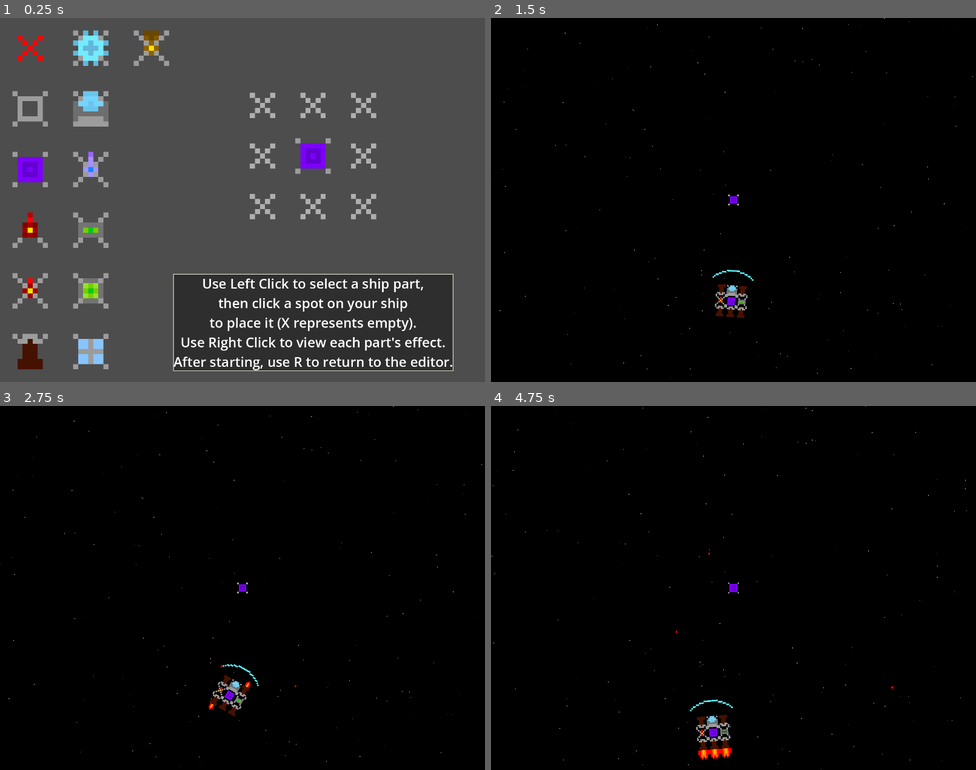
Above: before the commit, frames 1-4 (two rows, left to right).
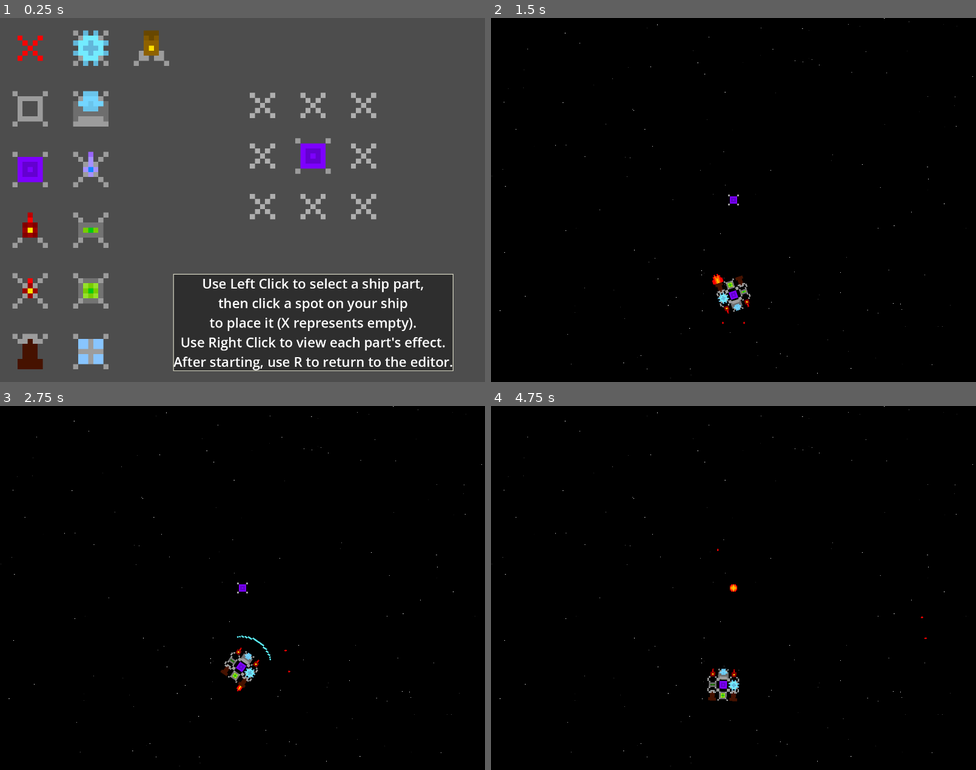
Above: after the commit, the same moments.

Repository: tom-fibo/Protogalaxy-Recreation
Game: Godot game, scene res://ship_editor.tscn
Same seed, same stepped clock (60 frames per second), same inputs: the game is played once before the commit and once after it.
Inputs (mouse positions are in pixels of both pictures, inside the frame that each line leads up to):
- Up to frame 1 (0.25 s): no input
- Up to frame 2 (1.5 s): tap Enter at 0.5 s; move the mouse to (752, 105) at 0.52 s; hold D (thrust_right) 0.53-1.25 s; hold J (activate_shields) 0.53-1.25 s; click (752, 105) at 0.8 s; click "Ready" at 1.25 s
- Up to frame 3 (2.75 s): move the mouse to (242, 588) at 2.02 s; hold S (thrust_backward) from 2.03 s (still down); click (242, 588) at 2.1 s; tap Space (shoot_cannons) at 2.3 s
- Up to frame 4 (4.75 s): move the mouse to (718, 682) at 2.77 s; release S (thrust_backward) at 2.78 s; hold D (thrust_right) 2.78-3.53 s; hold Space (shoot_cannons) 2.78-3.53 s; click (718, 682) at 2.92 s; tap K (shoot_cluster) at 3.05, 3.6 s; move the mouse to (714, 697) at 3.52 s; hold S (thrust_backward) 3.53-4.28 s; click (714, 697) at 3.67 s; tap L (shoot_missile) at 3.8 s; move the mouse to (723, 704) at 4.27 s; hold A (thrust_left) from 4.28 s (still down); hold L (shoot_missile) from 4.28 s (still down); click (723, 704) at 4.42 s; tap Q (zoom_in) at 4.55 s

The runs differ from the first frame. In frame 1, 0.2% of the frame differs, in the area x 27-35%, y 3-12%; in frame 2, 0.6%; in frame 3, 0.8%; in frame 4, 1.1%, in the area x 0-100%, y 0-100%.

Commit message:
Enemy ship generation

Diff:
--- a/global.gd
+++ b/global.gd
@@ -1,39 +1,39 @@
 extends Node
 
 var PART_TEXTURES = {
-	"core": load("res://Assets/Images/ShipElements/Core.png"),
-	"frame": load("res://Assets/Images/ShipElements/Frame.png"),
-	"none": Image.create_empty(7, 7, false, Image.FORMAT_RGBA8),
-	"cannon": load("res://Assets/Images/ShipElements/Cannon.png"),
-	"engine": load("res://Assets/Images/ShipElements/Engine.png"),
-	"backwardengine": load("res://Assets/Images/ShipElements/BackwardEngine.png"),
-	"battery0": load("res://Assets/Images/ShipElements/Battery0.png"),
-	"battery1": load("res://Assets/Images/ShipElements/Battery1.png"),
-	"reflector": load("res://Assets/Images/ShipElements/Reflector.png"),
-	"shield": load("res://Assets/Images/ShipElements/ShieldProjector.png"),
-	"solar": load("res://Assets/Images/ShipElements/SolarPanel.png"),
-	"underbelly": load("res://Assets/Images/ShipElements/UnderbellyCannon.png"),
-	"volatile0": load("res://Assets/Images/ShipElements/VolatileBattery0.png"),
-	"volatile1": load("res://Assets/Images/ShipElements/VolatileBattery1.png"),
-	"volatile2": load("res://Assets/Images/ShipElements/VolatileBattery2.png"),
-	"missilelauncher": load("res://Assets/Images/ShipElements/MissileLauncher.png"),
-	"missile": load("res://Assets/Images/ShipElements/Missile.png"),
-	"cluster": load("res://Assets/Images/ShipElements/ClusterFragmentGun.png"),
+	&"core": load("res://Assets/Images/ShipElements/Core.png"),
+	&"frame": load("res://Assets/Images/ShipElements/Frame.png"),
+	&"none": Image.create_empty(7, 7, false, Image.FORMAT_RGBA8),
+	&"cannon": load("res://Assets/Images/ShipElements/Cannon.png"),
+	&"engine": load("res://Assets/Images/ShipElements/Engine.png"),
+	&"backwardengine": load("res://Assets/Images/ShipElements/BackwardEngine.png"),
+	&"battery0": load("res://Assets/Images/ShipElements/Battery0.png"),
+	&"battery1": load("res://Assets/Images/ShipElements/Battery1.png"),
+	&"reflector": load("res://Assets/Images/ShipElements/Reflector.png"),
+	&"shield": load("res://Assets/Images/ShipElements/ShieldProjector.png"),
+	&"solar": load("res://Assets/Images/ShipElements/SolarPanel.png"),
+	&"underbelly": load("res://Assets/Images/ShipElements/UnderbellyCannon.png"),
+	&"volatile0": load("res://Assets/Images/ShipElements/VolatileBattery0.png"),
+	&"volatile1": load("res://Assets/Images/ShipElements/VolatileBattery1.png"),
+	&"volatile2": load("res://Assets/Images/ShipElements/VolatileBattery2.png"),
+	&"missilelauncher": load("res://Assets/Images/ShipElements/MissileLauncher.png"),
+	&"missile": load("res://Assets/Images/ShipElements/Missile.png"),
+	&"cluster": load("res://Assets/Images/ShipElements/ClusterFragmentGun.png"),
 }
 var PART_DESCRIPTIONS = {
-	"core": "Core:\nThe center of command in your ship.\nAs long as one exists on your ship,\nyou can control your movement.\n\nAlso, use " + keybind("zoom_in") + " and " + keybind("zoom_out") + " to zoom.\n\nWeight: 5",
-	"frame": "Frame:\nAn empty spot, ready to be filled.\n\nWeight: 1",
-	"none": "Empty:\nEmpty space. If a line of empty space\nsplits your ship (while building\nor during combat), it will seperate.\n\nWeight: 0",
-	"cannon": "Cannon:\nFires when you press "+keybind("shoot_cannons")+", shooting a\nsimple projectile that can destroy enemy ship parts.\n\nCan't have another ship part directly above it.\n\nWeight: 1",
-	"engine": "Engine:\nAllows you to contro …(311 unchanged characters)…
-	"battery1": "Battery:\nStores 1 energy, which can power\nother components (such as shields).\n\nFunctions from anywhere on your ship.\n\nWeight: 1",
-	"reflector": "Reflector Plating:\nIf hit by a bullet, reflects\nthat bullet directly back at\nthe enemy (but is still\ndestroyed in the process)\n\nWeight: 1",
-	"shield": "Shield Projector:\nCreates a shield when you press "+keybind("activate_shields")+"\nthat destroys colliding projectiles.\nThe shield is projected just outside\nof your ship, covering around 3 blocks.\n\nExpends 1 energy per shield.\n\nWeight: 1",
-	"solar": "Solar Panel:\nRefills 1 energy to your batteries\nevery "+str(int(Ship.SOLAR_PANEL_COOLDOWN))+" seconds. Requires batteries\non your ship to function.\n\nWeight: 1",
-	"underbelly": "Underbelly Cannon:\nA special design of cannon which can fire\neven with another ship element in front.\nSuffers in projectile speed, accuracy, and reliability.\n\nWeight: 1",
-	"volatile2": "Volatile Battery:\nStores 2 energy, which can power\nother components (such as shields).\nIf destroyed, it explodes, also destroying\nthe 4 adjacent elements in your ship.\n\nFunctions from anywhere on your ship.\n\nWeight: 1",
-	"missilelauncher": "Missile Launcher:\nFires when you press "+keybind("shoot_missile")+", shooting a\nseeking missile which will explode on collision.\n\nExpends 2 energy per fire.\n\nWeight: 1",
-	"cluster": "Cluster Fragment Gun:\nFires when you press "+keybind("shoot_cluster")+", shooting an\nexplosive projectile that splits into 8 additional\nshots on collision, dealing greater damage.\n\nExpends 2 energy per fire.\n\nWeight: 1",
+	&"core": "Core:\nThe center of command in your ship.\nAs long as one exists on your ship,\nyou can control your movement.\n\nAlso, use " + keybind("zoom_in") + " and " + keybind("zoom_out") + " to zoom.\n\nWeight: 5",
+	&"frame": "Frame:\nAn empty spot, ready to be filled.\n\nWeight: 1",
+	&"none": "Empty:\nEmpty space. If a line of empty space\nsplits your ship (while building\nor during combat), it will seperate.\n\nWeight: 0",
+	&"cannon": "Cannon:\nFires when you press "+keybind("shoot_cannons")+", shooting a\nsimple projectile that can destroy enemy ship parts.\n\nCan't have another ship part directly above it.\n\nWeight: 1",
+	&"engine": "Engine:\nAllows you to contro …(311 unchanged characters)…
+	&"battery1": "Battery:\nStores 1 energy, which can power\nother components (such as shields).\n\nFunctions from anywhere on your ship.\n\nWeight: 1",
+	&"reflector": "Reflector Plating:\nIf hit by a bullet, reflects\nthat bullet directly back at\nthe enemy (but is still\ndestroyed in the process)\n\nWeight: 1",
+	&"shield": "Shield Projector:\nCreates a shield when you press "+keybind("activate_shields")+"\nthat destroys colliding projectiles.\nThe shield is projected just outside\nof your ship, covering around 3 blocks.\n\nExpends 1 energy per shield.\n\nWeight: 1",
+	&"solar": "Solar Panel:\nRefills 1 energy to your batteries\nevery "+str(int(Ship.SOLAR_PANEL_COOLDOWN))+" seconds. Requires batteries\non your ship to function.\n\nWeight: 1",
+	&"underbelly": "Underbelly Cannon:\nA special design of cannon which can fire\neven with another ship element in front.\nSuffers in projectile speed, accuracy, and reliability.\n\nWeight: 1",
+	&"volatile2": "Volatile Battery:\nStores 2 energy, which can power\nother components (such as shields).\nIf destroyed, it explodes, also destroying\nthe 4 adjacent elements in your ship.\n\nFunctions from anywhere on your ship.\n\nWeight: 1",
+	&"missilelauncher": "Missile Launcher:\nFires when you press "+keybind("shoot_missile")+", shooting a\nseeking missile which will explode\non collision. Can hit you!\n\nCan't have another ship part directly above it.\n\nExpends 2 energy per fire.\n\nWeight: 1",
+	&"cluster": "Cluster Fragment Gun:\nFires when you press "+keybind("shoot_cluster")+", shooting an\nexplosive projectile that splits into 8 additional\nshots on collision, dealing greater damage.\n\nExpends 2 energy per fire.\n\nWeight: 1",
 }
 var camera_zoom := 0.3
 var player_ship : Array
--- a/projected_shield.gd
+++ b/projected_shield.gd
@@ -1,4 +1,6 @@
 extends Sprite2D
+
+class_name Projected_Shield
 
 var source
 var active = true
--- a/projectile.gd
+++ b/projectile.gd
@@ -23,14 +23,15 @@
 		queue_free()
 
 func _on_area_2d_area_entered(area: Area2D) -> void:
-	if area.get_parent().get_parent() != shooter:
+	if area.get_parent() is Ship_Element and area.get_parent().get_parent() != shooter:
 		if explodes:
 			for i in range(8):
 				var angle = i*PI/8
-				var chain_bullet : AnimatedSprite2D = preload("res://projectile.tscn").instantiate()
-				$/root/Space.add_child(chain_bullet)
+				var chain_bullet : Projectile = preload("res://projectile.tscn").instantiate()
 				chain_bullet.position = position
 				chain_bullet.rotation = rotation + angle
 				chain_bullet.velocity = velocity + Vector2.RIGHT.rotated(angle)*40
 				chain_bullet.shooter = shooter
+				chain_bullet.play("ClusterSplit")
+				$/root/Space.add_child(chain_bullet)
 		queue_free()
--- a/ship.gd
+++ b/ship.gd
@@ -24,14 +24,15 @@
 @export var set_ship : Set_Ship_Options = Set_Ship_Options.NONE
 @export var target : Ship
 @export var camera_enabled = false
+static var camera_count = 0
 
 @export var ship_spacing := 7
 var active : bool
 
 @export var ship : Array[Array] = [
-	["frame", "frame", "frame"],
-	["frame", "core",  "frame"],
-	["frame", "frame", "frame"],
+	[&"frame", &"frame", &"frame"],
+	[&"frame", &"core",  &"frame"],
+	[&"frame", &"frame", &"frame"],
 ]
 var ship_elements : Array[Array]
 var ship_mass := 5
@@ -53,7 +54,7 @@
 
 var cannon_cooldown := 0.0
 var shield_cooldown := 0.0
-var solar_panel_cooldown := 0.0
+var solar_panel_cooldown := SOLAR_PANEL_COOLDOWN
 var cluster_cooldown := 0.0
 var missile_cooldown := 0.0
 var engine_fire := {}
@@ -69,7 +70,7 @@
 		Set_Ship_Options.PLAYER:
 			ship = Global.player_ship.duplicate(true)
 		Set_Ship_Options.ENEMY:
-			gen_ship(3, 1)
+			gen_ship(Global.player_ship_size, 1)
 		Set_Ship_Options.DEFAULT:
 			gen_ship(Global.player_ship_size, -1)
 	var scale_down = 1
@@ -90,6 +91,8 @@
 			ship_row.append(new_element)
 		ship_elements.append(ship_row)
 	$"Camera2D".enabled = camera_enabled
+	if camera_enabled:
+		camera_count+=1
 	if active:
 		split_ship()
 		for loc in locate_part_in_ship(["engine", "backwardengine", "missile"]):
@@ -227,37 +230,95 @@
 
 func gen_ship(size : int, difficulty : int) -> void:
 	ship = []
+	var max_energy := 0
+	var half_size : int = (size-1) / 2
+	var left_engines := 0
+	var right_engines := 0
+	var has_special := false
 	for y in range(size):
 		var ship_row = []
 		for x in range(size):
-			var ele = "frame"
+			var ele := &"frame"
 			if difficulty == -1:
-				ele = "none"
-			if x*2 == size-1 and y*2 == size-1:
-				ele = "core"
+				ele = &"none"
+			if x == half_size and y == half_size:
+				ele = &"core"
 			elif difficulty > 0:
-				ele = "battery1"
-				if randf() < .2:
-					ele = "volatile2"
-				if randf() < .3:
-					ele = "solar"
-				if randf() < .6:
-					ele = "reflector"
-				if randf() < .3:
-					ele = "underbelly"
+				var dist = max(abs(x-half_size), abs(y-half_size)) / (half_size)
+				if size < 5:
+					dist -= 0.3
+				var rand_dist = dist + randfn(0, 0.3)
+				if rand_dist > 0.7:
+					ele = &"reflector"
+				elif rand_dist < 0.4 and randf() < .8:
+					ele = &"volatile2"
+				else:
+					ele = &"battery1"
+				if randf() - rand_dist/6 < .1:
+					ele = &"underbelly"
 				if y == 0:
-					ele = "cannon"
-					if randf() < .05:
-						ele = "cluster"
-					if randf() < .2:
-						ele = "backwardengine"
-				if y*2 == size-3 and x*2 == size-1 and randf() < .9:
-					ele = "shield"
+					ele = &"cannon"
+					if (x == 0 or x == size-1) and randf() < .5:
+						ele = &"backwardengine"
 				if y == size-1:
-					if randf() < .95:
-						ele = "engine"
+					ele = &"engine"
+				if y == half_size - 1 and x == half_size:
+					ele = &"shield"
+				if ele == &"battery1":
+					max_energy += 1
+				elif ele == &"volatile2":
+					max_energy += 2
+				elif ele == &"engine" or ele == &"backwardengine":
+					if (abs(x-half_size) >= half_size/3):
+						if (ele == &"backwardengine") != (x < half_size):
+							right_engines += 1
+						else:
+							left_engines += 1
 			ship_row.append(ele)
 		ship.append(ship_row)
+	if difficulty > 0:
+		if max_energy < 2:
+			var prev_ele = read_ship(0, 1)
+			if prev_ele == &"battery1": #prev_ele being volatile -> maxenergy >= 2
+				max_energy -= 1
+			write_ship(&"volatile2", 0, 1)
+			max_energy += 2
+		var energy_weight = max_energy / 1.8 / size / size
+		for y in range(size):
+			for x in range(size):
+				var part_weight = -.1
+				if ship[y][x] in [&"cannon", &"engine", &"backwardengine"]:
+					part_weight = -.2
+				if ship[y][x] == &"core" or \
+						(max_energy <= 3 and ship[y][x] == &"volatile2") or \
+						(max_energy <= 2 and ship[y][x] == &"battery1") or \
+						(ship[y][x] == &"engine" or ship[y][x] == &"backwardengine" and \
+							(left_engines <= 1 and (ship[y][x] == &"engine") == (x-half_size>0)) or \
+							(right_engines<= 1 and (ship[y][x] == &"engine") == (x-half_size<0))):
+					part_weight = -100
+				part_weight += energy_weight
+				if randf() < part_weight:
+					if ship[y][x] == &"battery1":
+						max_energy -= 1
+					elif ship[y][x] == &"volatile2":
+						max_energy -= 2
+					elif ship[y][x] == &"engine" or ship[y][x] == &"backwardengine":
+						if (abs(x-half_size) >= half_size/3):
+							if (ship[y][x] == &"backwardengine") != (x < half_size):
+								right_engines -= 1
+							else:
+								left_engines -= 1
+					ship[y][x] = &"solar"
+					energy_weight -= .02
+					if not has_special and randf() < energy_weight * 1.5:
+						if y == 0:
+							ship[y][x] = &"missilelauncher"
+							has_special = true
+							energy_weight += .1
+						elif randf() < .5:
+							ship[y][x] = &"cluster"
+							has_special = true
+							energy_weight += .08
 
 func apply_force(force : Vector2, relative_loc : Vector2, absolute_rotation := false, mult_loc := false, rot_mult := 1.0) -> void:
 	if mult_loc:
@@ -270,7 +331,7 @@
 
 func spend_power(amount := 1) -> bool:
 	var batteries : Array = locate_part_in_ship("battery"+str(1 if amount>0 else 0))
-	var double = locate_part_in_ship("volatile"+str(2 if amount>0 else 0))
+	var double : Array = locate_part_in_ship("volatile"+str(2 if amount>0 else 0))
 	batteries.append_array(double)
 	batteries.append_array(double)
 	batteries.append_array(locate_part_in_ship("volatile1"))
@@ -280,9 +341,9 @@
 		return false
 	for i in range(min(abs(amount),len(batteries))):
 		var loc = batteries[i]
-		var old_battery = read_ship(loc[0],loc[1])
-		write_ship(old_battery.substr(0,len(old_battery)-1) + str(int(old_battery[-1]) + (-1 if amount>0 else 1)), loc[0], loc[1])
-		update_part(loc[0], loc[1])
+		var old_battery := str(read_ship(loc[0],loc[1]))
+		write_ship(old_battery.substr(0,len(old_battery)-1) + str(int(old_battery[-1]) + (-1 if amount>0 else 1)), loc.x, loc.y)
+		update_part(loc.x, loc.y)
 	return true
 
 func split_ship():
@@ -304,7 +365,6 @@
 					for offset in [Vector2.UP, Vector2(-1, -1), Vector2.LEFT, Vector2(-1, 1), Vector2.DOWN, Vector2(1, 1), Vector2.RIGHT, Vector2(1, -1)]:
 						tocheck.append(curcheck + offset)
 			groups.append(group)
-	print(len(groups))
 	while len(groups) > 1:
 		var new_ship_blocks = groups.pop_back()
 		var new_ship = preload("res://ship.tscn").instantiate()
@@ -325,6 +385,10 @@
 		new_ship.target_directions = target_directions
 		$"/root/Space/".add_child.call_deferred(new_ship)
 	if len(groups) == 0:
+		if camera_enabled:
+			camera_count -= 1
+			if camera_count == 0:
+				$Camera2D.reparent(get_parent())
 		queue_free()
 		return
 	update_mass()
@@ -361,9 +425,9 @@
 	calc_engine_directions()
 
 func calc_engine_directions() -> void:
-	if len(locate_part_in_ship(["core", "missile"])) < 0:
+	if len(locate_part_in_ship([&"core", &"missile"])) < 0:
 		return
-	var engines := locate_part_in_ship(["engine", "backwardengine", "missile"])
+	var engines := locate_part_in_ship([&"engine", &"backwardengine", &"missile"])
 	engine_directions = {}
 	for dir in ["up","upright","right","downright","down","downleft","left","upleft"]:
 		engine_directions[dir] = []
@@ -376,7 +440,7 @@
 	for i in range(len(engines)):
 		var engine_loc = engines[i]
 		var engine_force = -1
-		if read_ship(engine_loc.x, engine_loc.y) == "backwardengine":
+		if read_ship(engine_loc.x, engine_loc.y) == &"backwardengine":
 			engine_force = 1
 		var engine_rot_force = (engine_loc - ship_center_of_mass/15/ship_spacing) \
 				.cross(Vector2(0, engine_force))
@@ -423,7 +487,7 @@
 			remaining_down_engines -= 1
 
 func get_target_directions(delta := 0.0) -> Dictionary:
-	if len(locate_part_in_ship(["core", "missile"])) == 0:
+	if len(locate_part_in_ship([&"core", &"missile"])) == 0:
 		if target_directions:
 			return target_directions
 	var default_directions = {
@@ -455,14 +519,14 @@
 					nearest_ship = child
 			target = nearest_ship
 	if target:
-		dist = position.distance_to(target.position)
-		angle_to_target = fmod((position.angle_to_point(target.position)) - rotation + PI + PI/2, TAU) - PI
+		dist = (position + ship_center_of_mass).distance_to(target.position + target.ship_center_of_mass)
+		angle_to_target = fmod(((position + ship_center_of_mass).angle_to_point(target.position + target.ship_center_of_mass)) - rotation + PI + PI/2, TAU) - PI
 		rot_error_integral += angle_to_target * delta
 		if sign(rot_error_integral*angle_to_target) < 0:
 			rot_error_integral *= pow(0.1, delta)
 		abs_angle_to_target = abs(angle_to_target)
 		predicted_angle = angle_to_target + (rot_velocity / -log(ROT_INERTIA))
-		rot_total = predicted_angle + rot_error_integral/20 + rot_velocity/120
+		rot_total = predicted_angle + rot_error_integral/16
 	match state:
 		Ship_State.PLAYER:
 			return {
@@ -483,7 +547,7 @@
 				"backward":dist<750 and abs_angle_to_target<PI/4,
 				"left": rot_total<-.5,
 				"right":rot_total> .5,
-				"shoot": dist*abs_angle_to_target<1000*PI and abs_angle_to_target<1.5*PI,
+				"shoot": dist<20000 and abs_angle_to_target<1.5*PI and dist*abs_angle_to_target<1000*PI,
 				"shield": abs_angle_to_target < 1 and dist < 1500,
 				"cluster": dist<1250 and abs_angle_to_target<PI/8,
 				"missile": true,
@@ -518,7 +582,7 @@
 	var parts = PackedVector2Array()
 	for c in range(len(ship)):
 		for r in range(len(ship[c])):
-			if (part is String and ship[c][r] == part) or (part is Array and ship[c][r] in part):
+			if ((part is String or part is StringName) and ship[c][r] == part) or (part is Array and ship[c][r] in part):
 				parts.append(Vector2(r-(ship[0].size()-1)/2, c-(ship.size()-1)/2))
 	return parts
 
@@ -565,11 +629,11 @@
 	x += (len(ship_elements[0])-1)/2
 	return ship_elements[y][x]
 
-func read_ship(x : int, y : int) -> String:
+func read_ship(x : int, y : int) -> StringName:
 	expand_ship(x, y)
 	return ship[y + (ship.size()-1)/2][x + (ship[0].size()-1)/2]
 
-func write_ship(val : String, x : int, y : int) -> void:
+func write_ship(val : StringName, x : int, y : int) -> void:
 	expand_ship(x, y)
 	ship[y + (ship.size()-1)/2][x + (ship[0].size()-1)/2] = val
 
--- a/ship_element.gd
+++ b/ship_element.gd
@@ -7,7 +7,7 @@
 @export var x := 0
 @export var y := 0
 @export var state : Ship_Element_State = Ship_Element_State.NONE
-@export var internal_type := ""
+@export var internal_type : StringName = ""
 
 var my_ship : Node2D
 
@@ -43,7 +43,7 @@
 func update_texture():
 	if state == Ship_Element_State.ONSHIP:
 		set_position(Vector2(x*my_ship.ship_spacing*15, y*my_ship.ship_spacing*15))
-	if type() == "none":
+	if type() == &"none":
 		if state == Ship_Element_State.PALATE or my_ship.state == Ship.Ship_State.EDITOR:
 			if state == Ship_Element_State.ONSHIP:
 				texture = preload("res://Assets/Images/ShipElements/EmptyPart.png")
@@ -61,16 +61,16 @@
 					var new_type = $"../%Palate".selected_ship_element
 					if new_type == "":
 						return
-					if new_type == "engine" and my_ship.read_ship(x, y+1) != "none":
-						new_type = "backwardengine"
-					if (new_type == "cannon" || new_type == "backwardengine" ) and my_ship.read_ship(x, y-1) != "none":
+					if new_type == &"engine" and my_ship.read_ship(x, y+1) != &"none":
+						new_type = &"backwardengine"
+					if new_type in [&"cannon", &"backwardengine", &"missilelauncher"] and my_ship.read_ship(x, y-1) != "none":
 						return
-					if type() == "none":
-						if my_ship.read_ship(x, y-1) == "engine":
-							my_ship.get_element(x, y-1).type("frame")
+					if type() == &"none" and new_type != &"none":
+						if my_ship.read_ship(x, y-1) == &"engine":
+							my_ship.get_element(x, y-1).type(&"frame")
 						var above = my_ship.read_ship(x, y+1)
-						if above == "cannon" or above == "backwardengine":
-							my_ship.get_element(x, y+1).type("frame")
+						if above in [&"cannon", &"backwardengine", &"missilelauncher"]:
+							my_ship.get_element(x, y+1).type(&"frame")
 					type(new_type)
 				update_texture()
 			Ship_Element_State.PALATE:
@@ -91,9 +91,9 @@
 func destroy_self(area: Area2D = null):
 	if area:
 		var area_parent = area.get_parent()
-		if "shooter" in area_parent and area_parent.shooter == my_ship:
+		if area_parent is Projectile and area_parent.shooter == my_ship:
 			return
-		if "source" in area_parent and area_parent.source == my_ship:
+		if area_parent is Projected_Shield and area_parent.source == my_ship:
 			return
 		var area_ship = area_parent.get_parent()
 		if area_ship == my_ship:
@@ -102,7 +102,7 @@
 			if not area_parent.active:
 				return
 			area_parent.active = false
-		if (type() == "reflector") and ("shooter" in area_parent):
+		if area_parent is Projectile and type() == "reflector":
 			var proj = preload("res://projectile.tscn").instantiate()
 			$/root/Space.add_child(proj)
 			if area_parent.animation == "ClusterShot" or area_parent.animation == "ClusterSplit":
@@ -122,7 +122,7 @@
 			#my_ship.launch_projectile([x, y], proj_vel)
 			#if randf() < .9:
 				#return
-		if "source" in area_parent:
+		if area_parent is Projected_Shield:
 			var pos_offset = my_ship.position - area_ship.position
 			var vel_offset = my_ship.velocity - area_ship.velocity
 			vel_offset = vel_offset.project(pos_offset)*((my_ship.ship_mass+area_ship.ship_mass)/2)
--- a/space.tscn
+++ b/space.tscn
@@ -17,19 +17,16 @@
 scale = Vector2(1e+06, 1e+06)
 texture = ExtResource("1_0v4ag")
 
-[node name="Player_Ship" parent="." node_paths=PackedStringArray("target") instance=ExtResource("1_xy7el")]
+[node name="Player_Ship" parent="." instance=ExtResource("1_xy7el")]
 z_index = 10
 position = Vector2(0.5, 0.5)
 state = 2
 set_ship = 1
-target = NodePath("../Enemy_Ship")
 camera_enabled = true
 
-[node name="Enemy_Ship" parent="." node_paths=PackedStringArray("target") instance=ExtResource("1_xy7el")]
+[node name="Enemy_Ship" parent="." instance=ExtResource("1_xy7el")]
 z_index = 1
 position = Vector2(0.5, 1000.5)
-rotation = 0.0872665
+rotation = 3.14159
 state = 3
 set_ship = 2
-target = NodePath("../Player_Ship")
-ship = Array[Array]([["cannon", "cannon", "cannon"], ["reflector", "core", "reflector"], ["engine", "engine", "engine"]])
Binary file changed: Assets/Images/ShipElements/MissileLauncher.png
Not shown, changed: .DS_Store
Not shown, changed: Assets/Images/.DS_Store
Not shown, changed: docs/index.html
Not shown, changed: docs/index.pck
